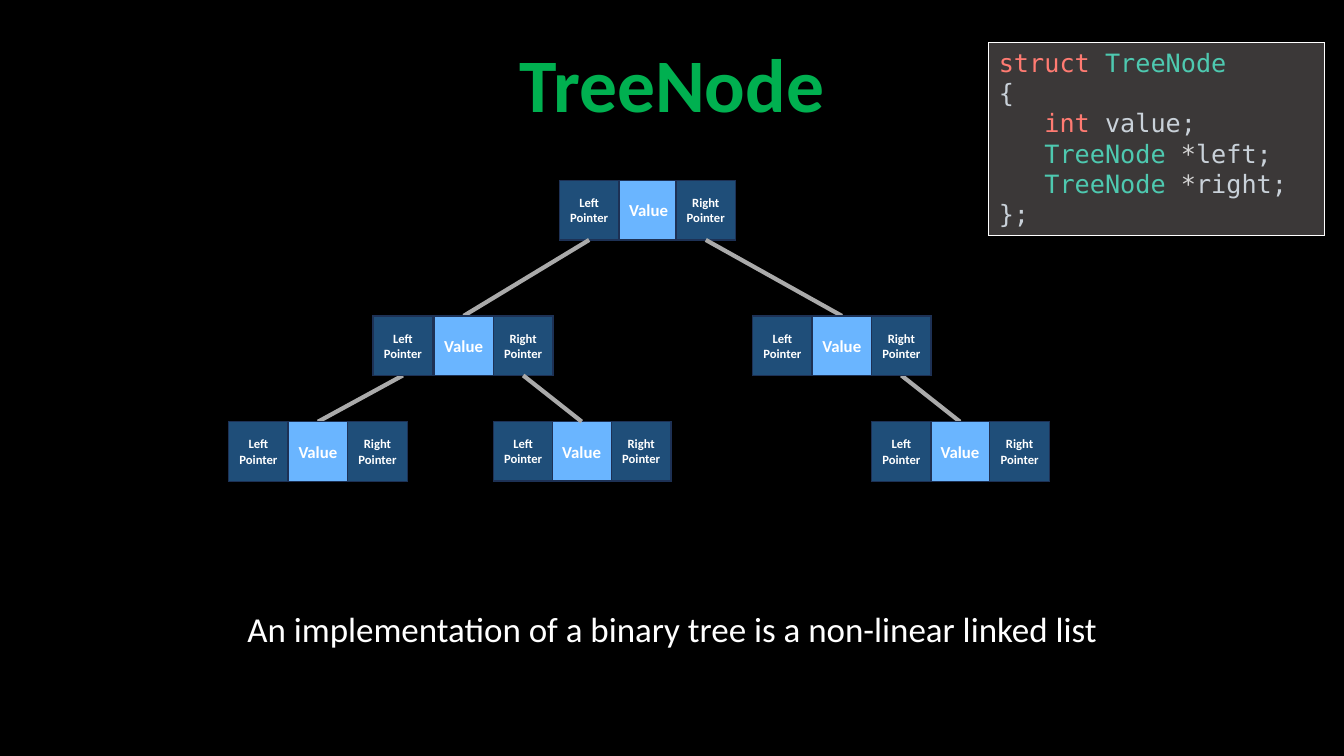
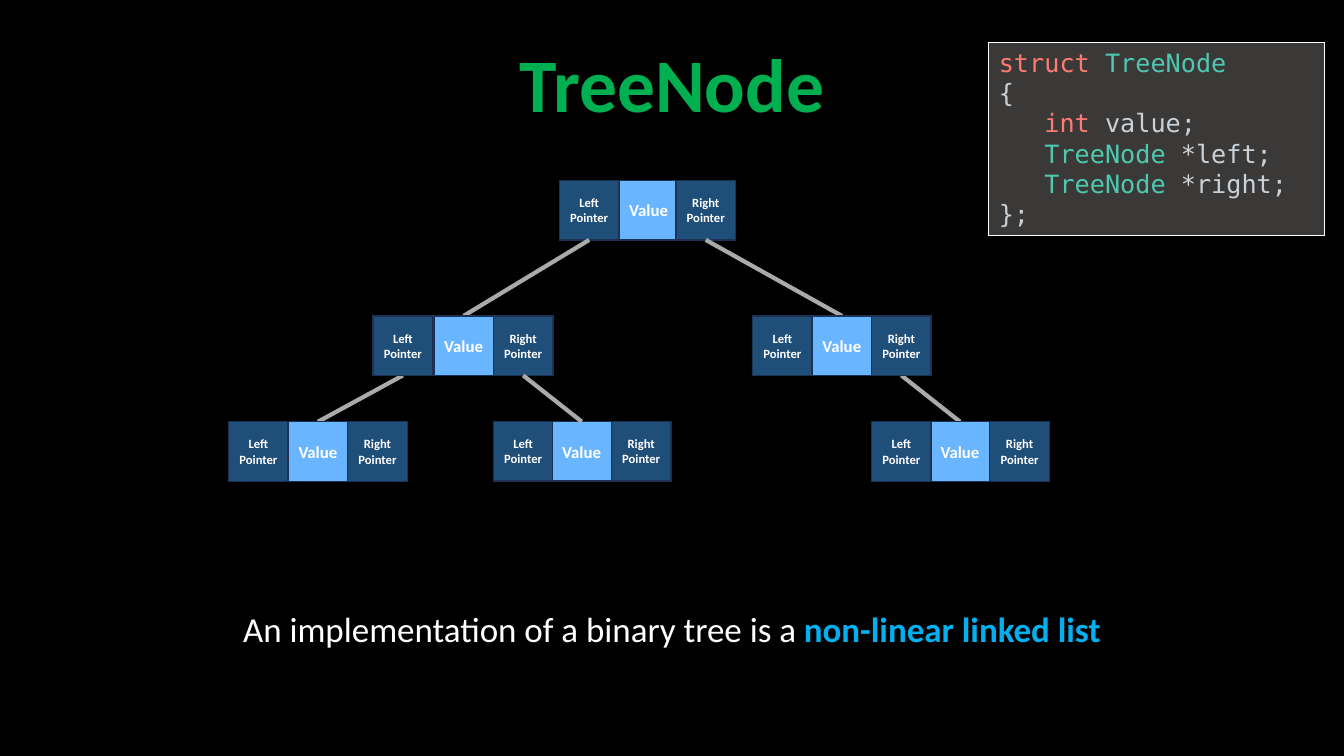
Before and after one commit to robitussin/CCS0015, a slide deck: slide 1 of tree/Binary Search Tree Operations.pptx (slide 3 before the commit). Drawn at 1344x756 pixels with LibreOffice and Linux fonts; fonts in the diff are those of the drawing. Boxes give left, top, right and bottom in pixels: in the first picture for what was removed or moved away, otherwise in the second. Text is boxed around its words. In the diff, an @@ line names an element or a change of style, - is before the commit and + after.

```diff
--- a/tree/Binary Search Tree Operations.pptx
+++ b/tree/Binary Search Tree Operations.pptx
@@ text "An implementation of a binary ..." at (243, 617, 1101, 648): text colour #FFFFFF to #00B0F0, bold on in "non-linear linked list" @@
```
